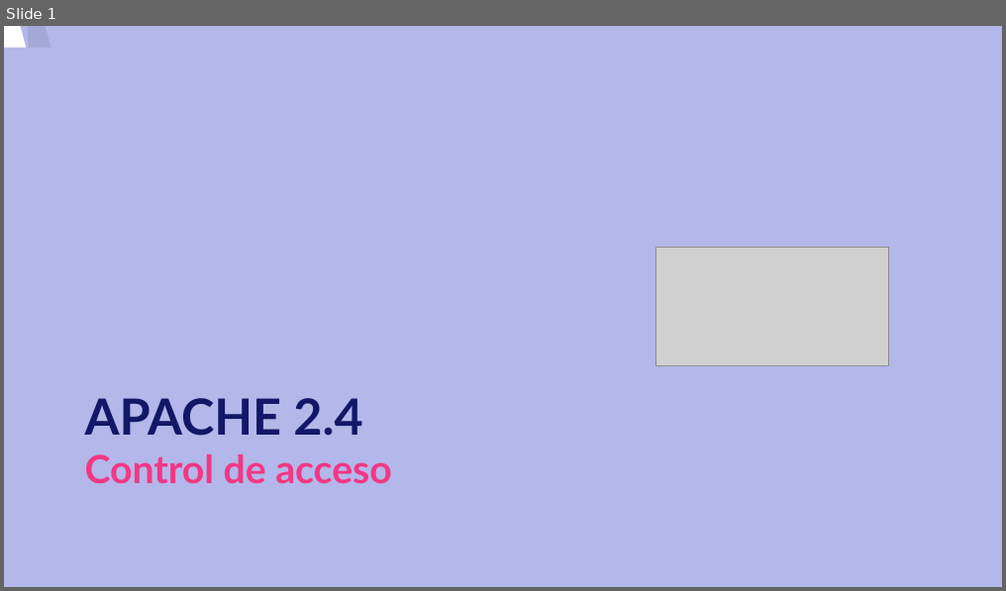
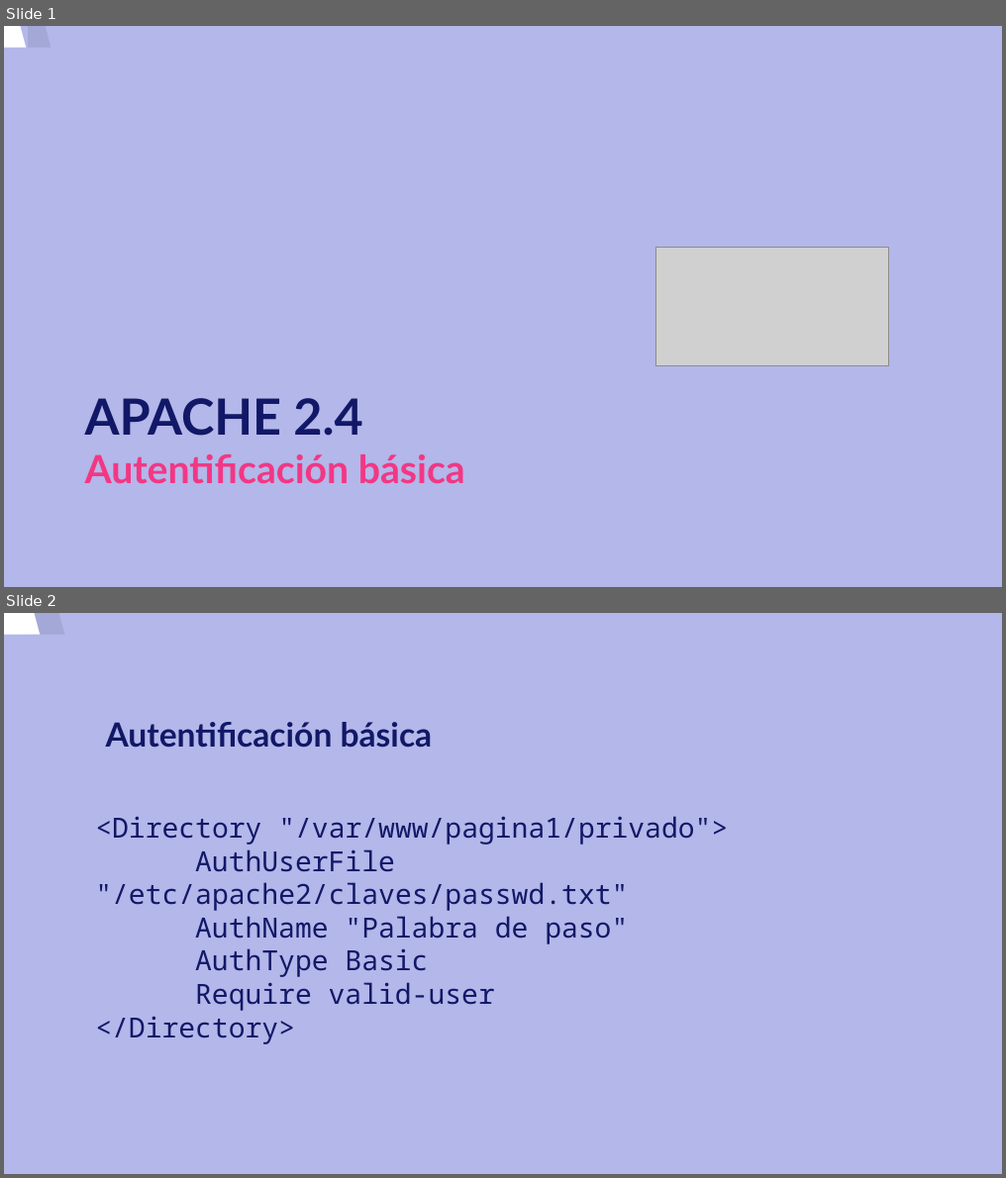
Before and after one commit to josedom24/curso_apache24, a slide deck: curso/u16/u16.odp. Shown one above the other, each under a label of ours: slide 1 before the commit, slides 1 and 2 after it. The pictures are 1006x591 and 1006x1178 pixels, drawn with LibreOffice and Linux fonts; fonts in the diff are those of the drawing; grey boxes stand for pictures. Boxes give left, top, right and bottom in pixels: in the first picture for what was removed or moved away, otherwise in the second. Text is boxed around its words. In the diff, an @@ line names an element or a change of style, - is before the commit and + after.

```diff
--- a/curso/u16/u16.odp
+++ b/curso/u16/u16.odp
@@ slide 2 added at bbox=[4, 613, 1002, 1174], background #B3B7E9 @@
@@ freeform shape added at bbox=[4, 613, 902, 1174], fill #FFFFFF @@
@@ freeform shape added at bbox=[29, 613, 927, 1174], fill #000000 at 8% opacity @@
@@ title added at bbox=[106, 722, 433, 747], 24 pt, text #121867, bold @@
+Autentificación básica
@@ text added at bbox=[95, 816, 728, 1045], 20 pt, text #121867 @@
+<Directory "/var/www/pagina1/privado">
+AuthUserFile "/etc/apache2/claves/passwd.txt"
+AuthName "Palabra de paso"
+AuthType Basic
+Require valid-user
+</Directory>
@@ slide 1 changed as well @@
@@ title at bbox=[85, 398, 465, 483]: text changed @@
-APACHE 2.4
-Control de acceso
+APACHE 2.4
+Autentificación básica
```
Also in this commit, not shown: 2 other slides added, 3 slides removed, 1 other file.
